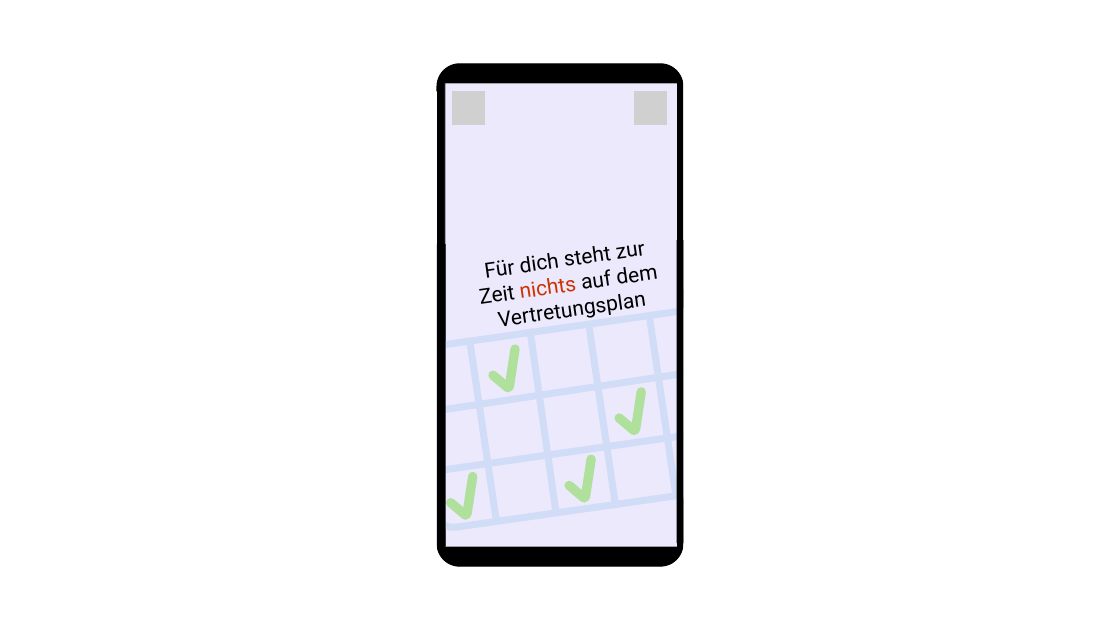
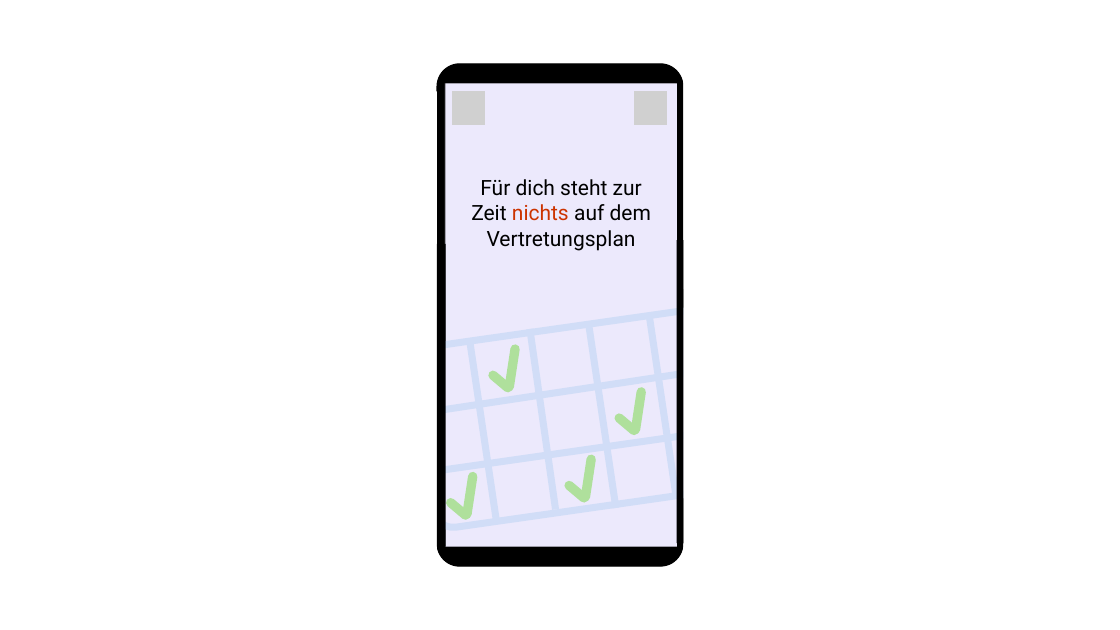
Before and after one commit to zunkelty/vertretungsfilter, a slide deck: slide 8 of doc/vertretungsalarm.pptx. Drawn at 1120x630 pixels with LibreOffice and Linux fonts; fonts in the diff are those of the drawing; grey boxes stand for pictures. Boxes give left, top, right and bottom in pixels: in the first picture for what was removed or moved away, otherwise in the second. Text is boxed around its words. In the diff, an @@ line names an element or a change of style, - is before the commit and + after.

```diff
--- a/doc/vertretungsalarm.pptx
+++ b/doc/vertretungsalarm.pptx
@@ text "Für dich steht zur Zeit ...": place and size @@
-text "Für dich steht zur Zeit ..." at bbox=[480, 260, 516, 304]
+text "Für dich steht zur Zeit ..." at bbox=[471, 179, 651, 251]
@@ text "Für dich steht zur Zeit ..." at bbox=[471, 179, 651, 251]: rotation 351 to 0 degrees @@
```
Also in this commit, not shown: 29 other files.
